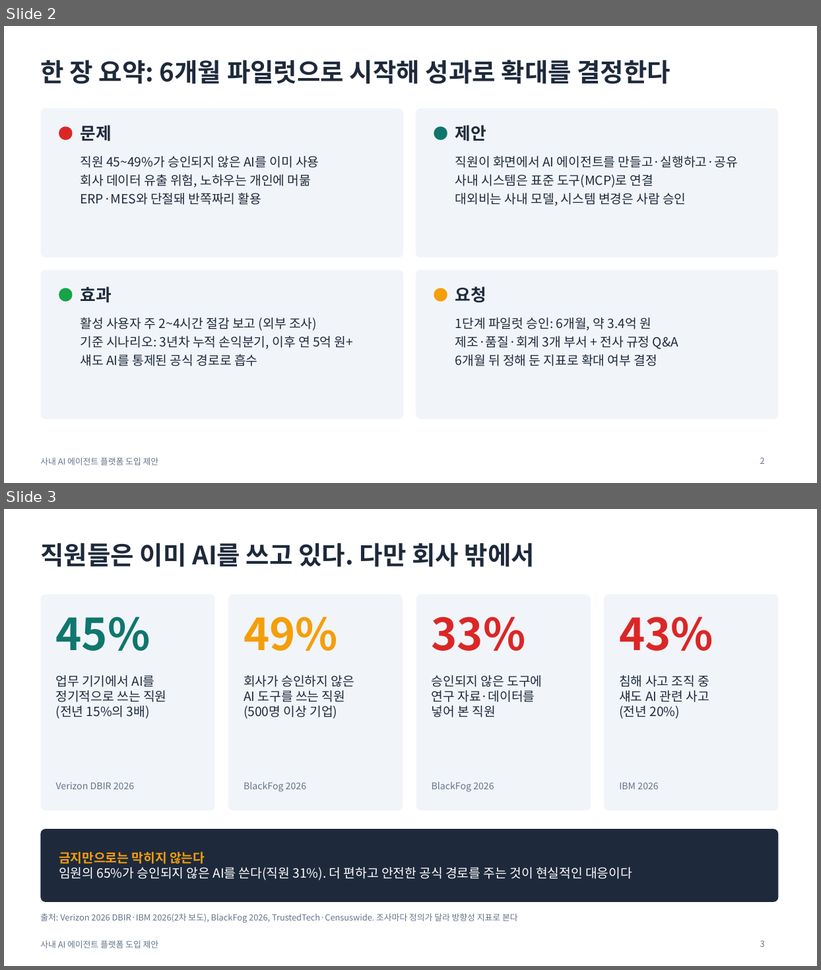
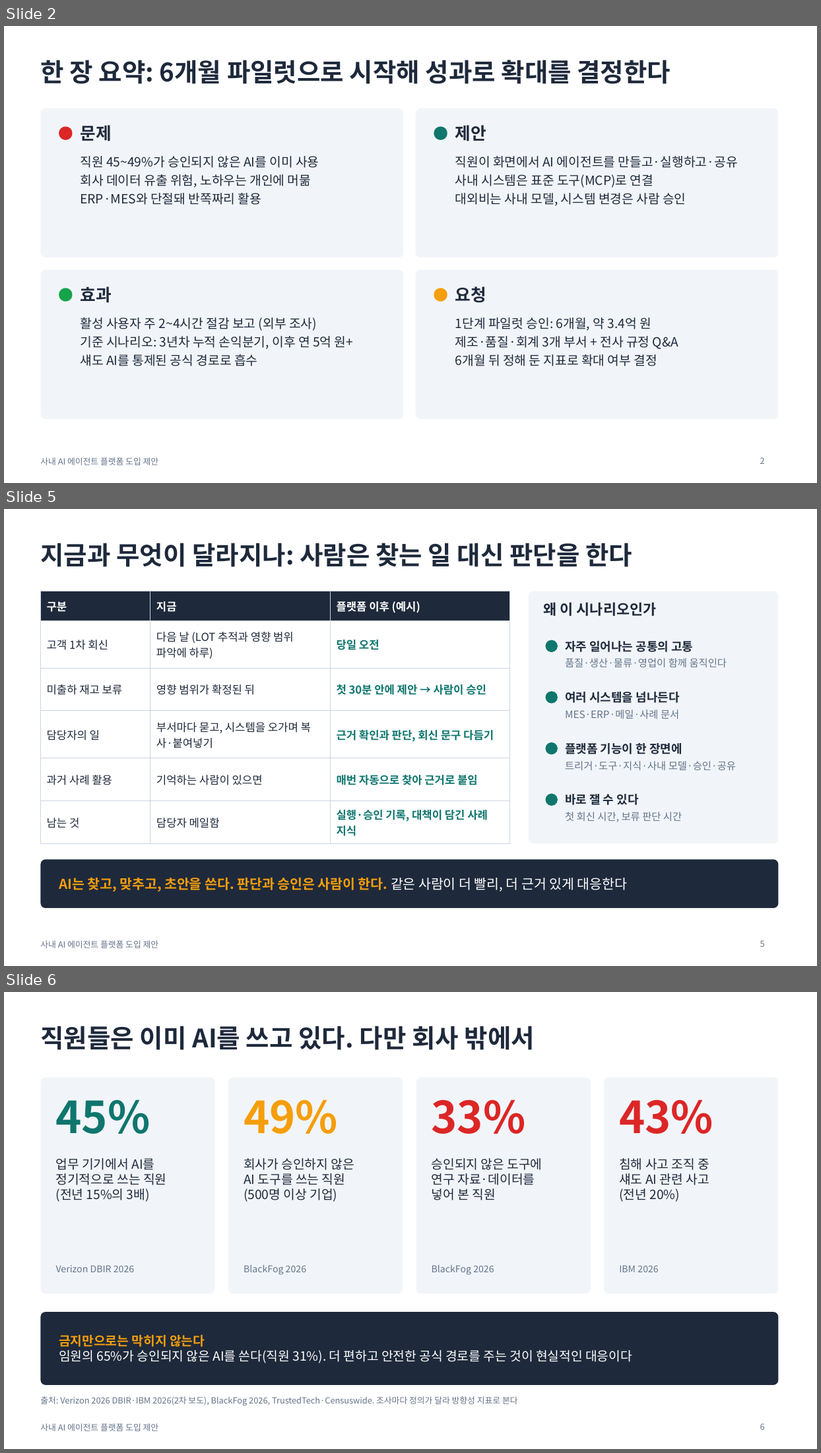
Before and after one commit to lucky-sugar-park/tech-review, a slide deck: proposal/ai-agent-platform-proposal.pptx. Shown one above the other, each under a label of ours: slides 2 and 3 before the commit, slides 2, 5 and 6 after it; the slides between them are not shown. The pictures are 821x970 and 821x1453 pixels, drawn with LibreOffice and Linux fonts; fonts in the diff are those of the drawing. Boxes give left, top, right and bottom in pixels: in the first picture for what was removed or moved away, otherwise in the second. Text is boxed around its words. In the diff, an @@ line names an element or a change of style, - is before the commit and + after.

```diff
--- a/proposal/ai-agent-platform-proposal.pptx
+++ b/proposal/ai-agent-platform-proposal.pptx
@@ slide 5 added at (4, 509, 817, 966), background #FFFFFF; not listed: 1 template element that a slide beside it also shows @@
@@ title added at (40, 543, 632, 567), 30 pt, text #1E293B, bold @@
+지금과 무엇이 달라지나: 사람은 찾는 일 대신 판단을 한다
@@ table added at (40, 591, 510, 839), 6 rows, 3 columns @@
+구분 | 지금 | 플랫폼 이후 (예시)
+고객 1차 회신 | 다음 날 (LOT 추적과 영향 범위 파악에 하루) | 당일 오전
+미출하 재고 보류 | 영향 범위가 확정된 뒤 | 첫 30분 안에 제안 → 사람이 승인
+담당자의 일 | 부서마다 묻고, 시스템을 오가며 복사·붙여넣기 | 근거 확인과 판단, 회신 문구 다듬기
+과거 사례 활용 | 기억하는 사람이 있으면 | 매번 자동으로 찾아 근거로 붙임
+남는 것 | 담당자 메일함 | 실행·승인 기록, 대책이 담긴 사례 지식
@@ rounded rectangle added at (529, 591, 779, 844), fill #F1F5F9 @@
@@ text added at (544, 602, 657, 616), 17 pt, text #1E293B, bold @@
+왜 이 시나리오인가
@@ ellipse added at (546, 640, 558, 652), fill #0F766E @@
@@ text added at (565, 641, 693, 652), 14 pt, text #1E293B, bold @@
+자주 일어나는 공통의 고통
@@ text added at (565, 658, 727, 667), 12 pt, text #64748B @@
+품질·생산·물류·영업이 함께 움직인다
@@ ellipse added at (546, 691, 558, 704), fill #0F766E @@
@@ text added at (565, 692, 680, 703), 14 pt, text #1E293B, bold @@
+여러 시스템을 넘나든다
@@ text added at (565, 710, 679, 719), 12 pt, text #64748B @@
+MES·ERP·메일·사례 문서
@@ ellipse added at (546, 743, 558, 755), fill #0F766E @@
@@ text added at (565, 743, 682, 755), 14 pt, text #1E293B, bold @@
+플랫폼 기능이 한 장면에
@@ text added at (565, 761, 736, 770), 12 pt, text #64748B @@
+트리거·도구·지식·사내 모델·승인·공유
@@ ellipse added at (546, 794, 558, 806), fill #0F766E @@
@@ text added at (565, 794, 639, 805), 14 pt, text #1E293B, bold @@
+바로 잴 수 있다
@@ text added at (565, 812, 682, 823), 12 pt, text #64748B @@
+첫 회신 시간, 보류 판단 시간
@@ rounded rectangle added at (40, 859, 779, 908), fill #1E293B @@
@@ text added at (59, 877, 627, 892), 16 pt, text #F59E0B, bold @@
+AI는 찾고, 맞추고, 초안을 쓴다. 판단과 승인은 사람이 한다. 같은 사람이 더 빨리, 더 근거 있게 대응한다
@@ page number added at (760, 941, 765, 947), 10 pt, text #64748B @@
+5
@@ what was slide 3 is now slide 6 @@
@@ page number at (760, 1424, 765, 1430): text changed @@
-3
+6
```
Also in this commit, not shown: 1 slide changed, 2 other slides added, 4 other files.
